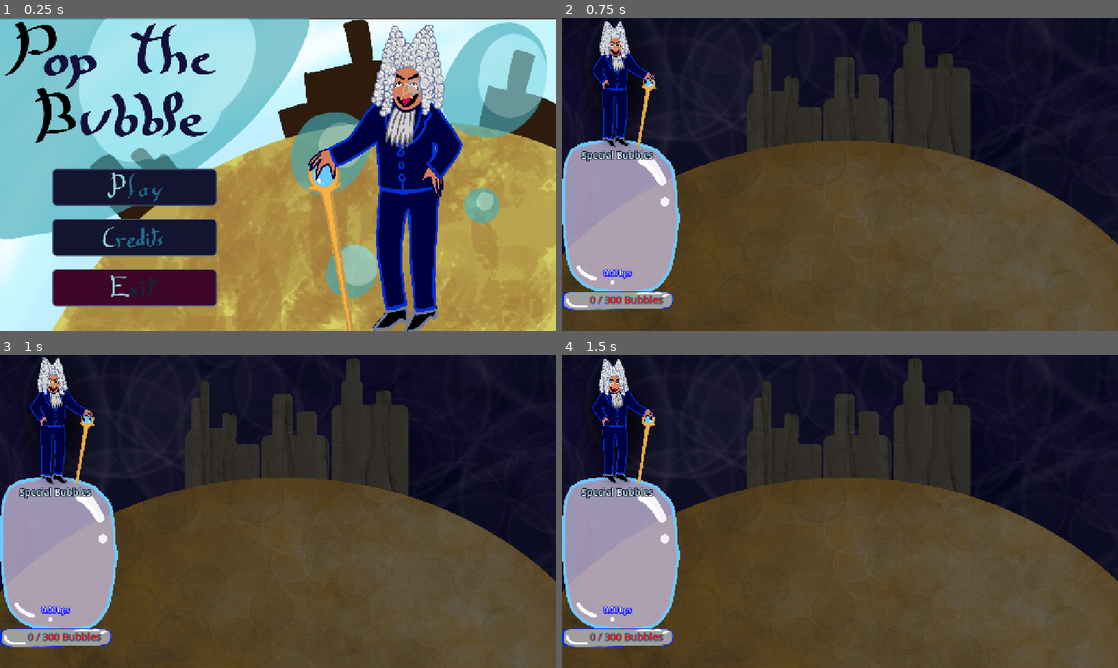
Above: before the commit, frames 1-4 (two rows, left to right).
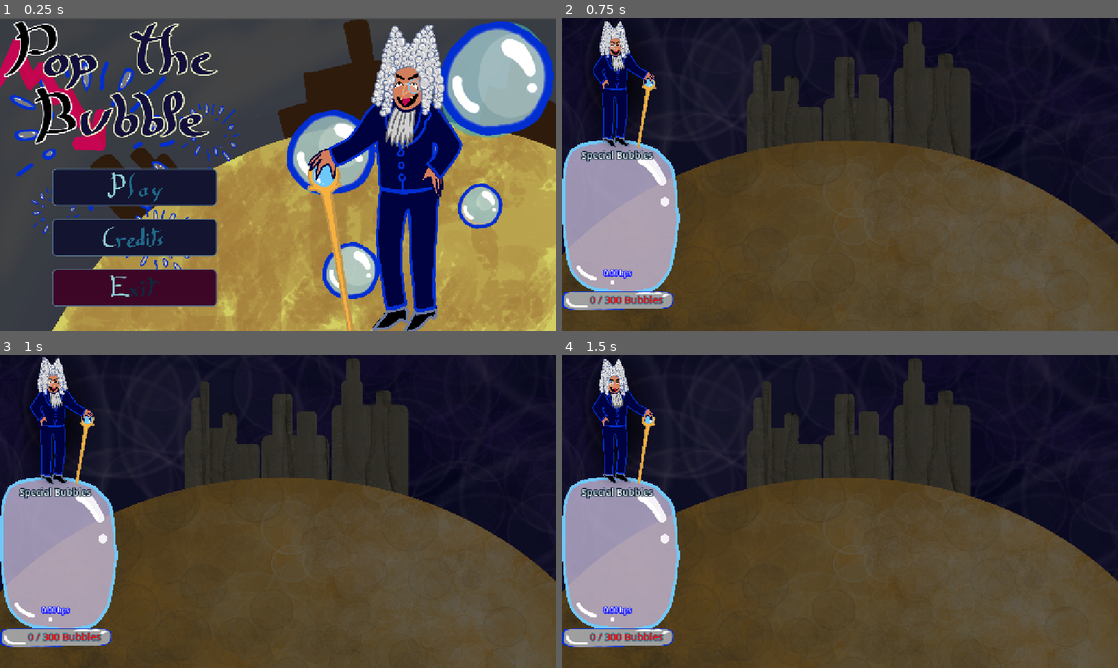
Above: after the commit, the same moments.

Repository: Isaac-SOL/Pop-the-Bubble
Game: Godot game, scene res://scenes/level/main_menu.tscn
Same seed, same stepped clock (60 frames per second), same inputs: the game is played once before the commit and once after it.
Inputs (mouse positions are in pixels of both pictures, inside the frame that each line leads up to):
- Up to frame 1 (0.25 s): no input
- Up to frame 2 (0.75 s): click (695, 187) at 0.5 s
- Up to frame 3 (1 s): no input
- Up to frame 4 (1.5 s): move the mouse to (962, 495) at 1.27 s; tap K (key_k) at 1.35 s; click (962, 495) at 1.42 s

The runs differ from the first frame. In frame 1, 42% of the frame differs, in the area x 0-100%, y 0-100%; in frame 2, nothing differs; in frame 3, nothing differs; in frame 4, nothing differs.

Commit message:
Screen menu 2

Diff:
--- a/scenes/level/main_menu.tscn
+++ b/scenes/level/main_menu.tscn
@@ -1,9 +1,9 @@
 [gd_scene format=3 uid="uid://ba6k6sy13ikik"]
 
-[ext_resource type="Texture2D" uid="uid://c2wc51anu4srq" path="res://assets/main_menu/BG-planet.png" id="1_2das6"]
-[ext_resource type="Texture2D" uid="uid://cfcurfghcwwpf" path="res://assets/models/BG-Bubble.png" id="2_todpk"]
+[ext_resource type="Texture2D" uid="uid://cxwr7ydk388v" path="res://assets/main_menu/BG-planet2.png" id="1_2das6"]
+[ext_resource type="Texture2D" uid="uid://dyy2y5x66qhrq" path="res://assets/main_menu/BG-Bubble2.png" id="2_2das6"]
 [ext_resource type="Texture2D" uid="uid://8hnufh0baw0t" path="res://assets/models/count/default_avec_perruque.png" id="3_uhh3u"]
-[ext_resource type="Texture2D" uid="uid://d3vfbujintyve" path="res://assets/main_menu/title.png" id="4_qk7b3"]
+[ext_resource type="Texture2D" uid="uid://cb7kuaj552ywc" path="res://assets/main_menu/title2.png" id="4_2das6"]
 [ext_resource type="Script" uid="uid://b6capj3hw4ra3" path="res://scripts/main_menu/manage_buttons_signals.gd" id="5_5qxj2"]
 [ext_resource type="Texture2D" uid="uid://ds0xydiplf6pe" path="res://assets/main_menu/play.png" id="6_eflvk"]
 [ext_resource type="Script" uid="uid://bf4m8oubknfeb" path="res://scripts/main_menu/CustomBubbleButton.gd" id="7_ngoya"]
@@ -21,7 +21,7 @@
 [node name="BgBubble" type="Sprite2D" parent="." unique_id=1856574334]
 position = Vector2(648, 360.00003)
 scale = Vector2(0.68779767, 0.68266207)
-texture = ExtResource("2_todpk")
+texture = ExtResource("2_2das6")
 
 [node name="DefaultAvecPerruque" type="Sprite2D" parent="." unique_id=940911901]
 position = Vector2(960, 416)
@@ -31,7 +31,7 @@
 [node name="Title" type="Sprite2D" parent="." unique_id=493673303]
 position = Vector2(-3.0517578e-05, -1.5258789e-05)
 scale = Vector2(0.75803113, 0.563696)
-texture = ExtResource("4_qk7b3")
+texture = ExtResource("4_2das6")
 centered = false
 
 [node name="MarginContainer" type="MarginContainer" parent="." unique_id=772176948]
Renamed: assets/models/BG-Bubble.png -> assets/main_menu/BG-Bubble.png
Not shown, added: assets/main_menu/BG-Bubble.png.import
Binary file added: assets/main_menu/BG-Bubble2.png
Not shown, added: assets/main_menu/BG-Bubble2.png.import
Binary file added: assets/main_menu/BG-planet2.png
Not shown, changed: assets/main_menu/BG-planet2.png.import
Binary file added: assets/main_menu/title2.png
Not shown, added: assets/main_menu/title2.png.import
